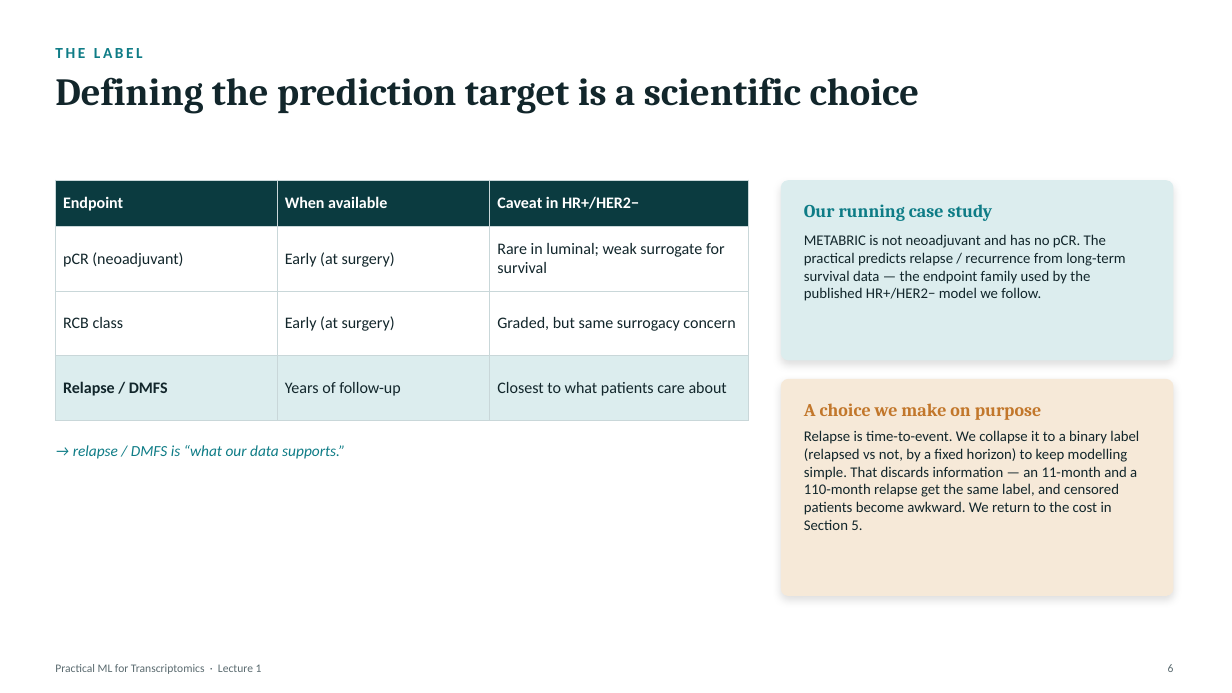
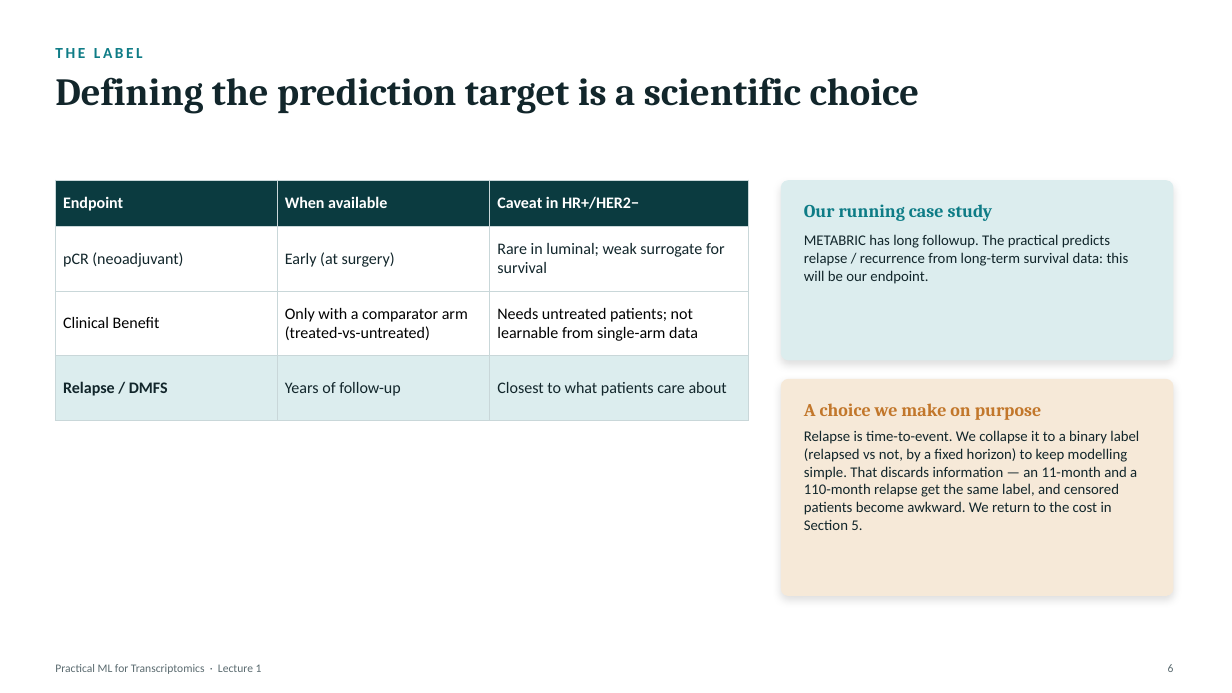
Before and after one commit to zhanyinx/ml26, a slide deck: slide 6 of lessons/lesson01_biological_question/theory/slides/Lecture1 - From Biological Question to ML Problem.pptx. Drawn at 1232x693 pixels with LibreOffice and Linux fonts; fonts in the diff are those of the drawing. Boxes give left, top, right and bottom in pixels: in the first picture for what was removed or moved away, otherwise in the second. Text is boxed around its words. In the diff, an @@ line names an element or a change of style, - is before the commit and + after.

```diff
--- a/lessons/lesson01_biological_question/theory/slides/Lecture1 - From Biological Question to ML Problem.pptx
+++ b/lessons/lesson01_biological_question/theory/slides/Lecture1 - From Biological Question to ML Problem.pptx
@@ table at (55,180,749,421) @@
-row 3: RCB class | Early (at surgery) | Graded, but same surrogacy concern
+row 3: Clinical Benefit | Only with a comparator arm (treated-vs-untreated) | Needs untreated patients; not learnable from single-arm data
@@ text at (804,234,1129,284): text changed @@
-METABRIC is not neoadjuvant and has no pCR. The practical predicts relapse / recurrence from long-term survival data — the endpoint family used by the published HR+/HER2− model we follow.
+METABRIC has long followup. The practical predicts relapse / recurrence from long-term survival data: this will be our endpoint.
@@ text removed at (73,445,345,459) @@
-→ relapse / DMFS is “what our data supports.”
```
Also in this commit, not shown: 16 other slides changed, 1 slide removed.
